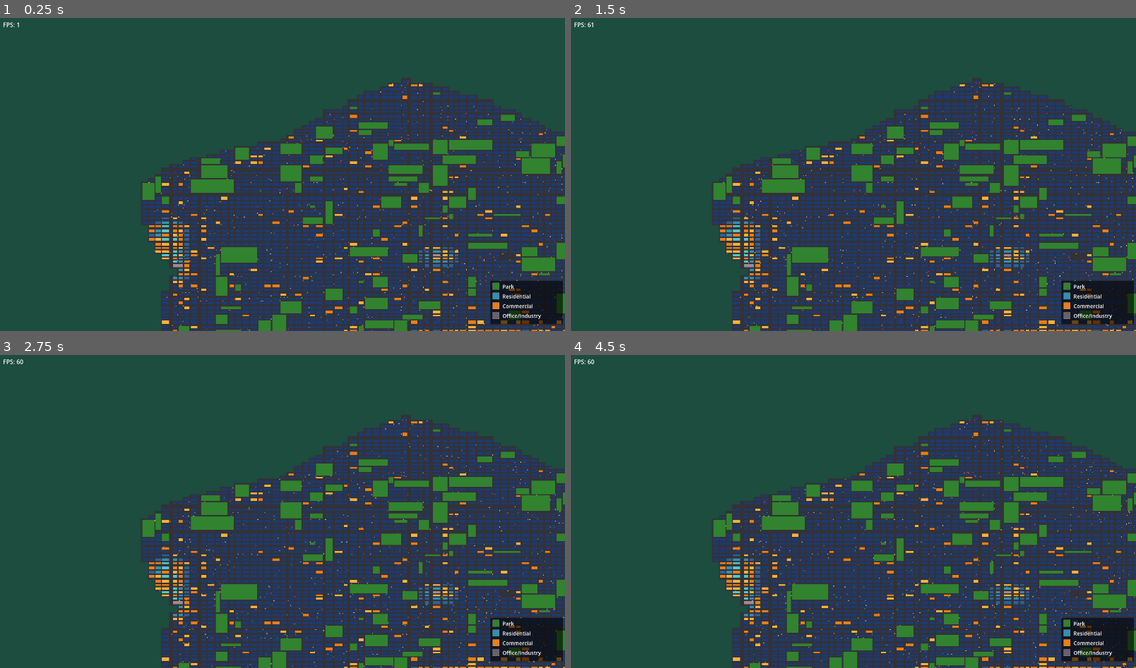
Above: before the commit, frames 1-4 (two rows, left to right).
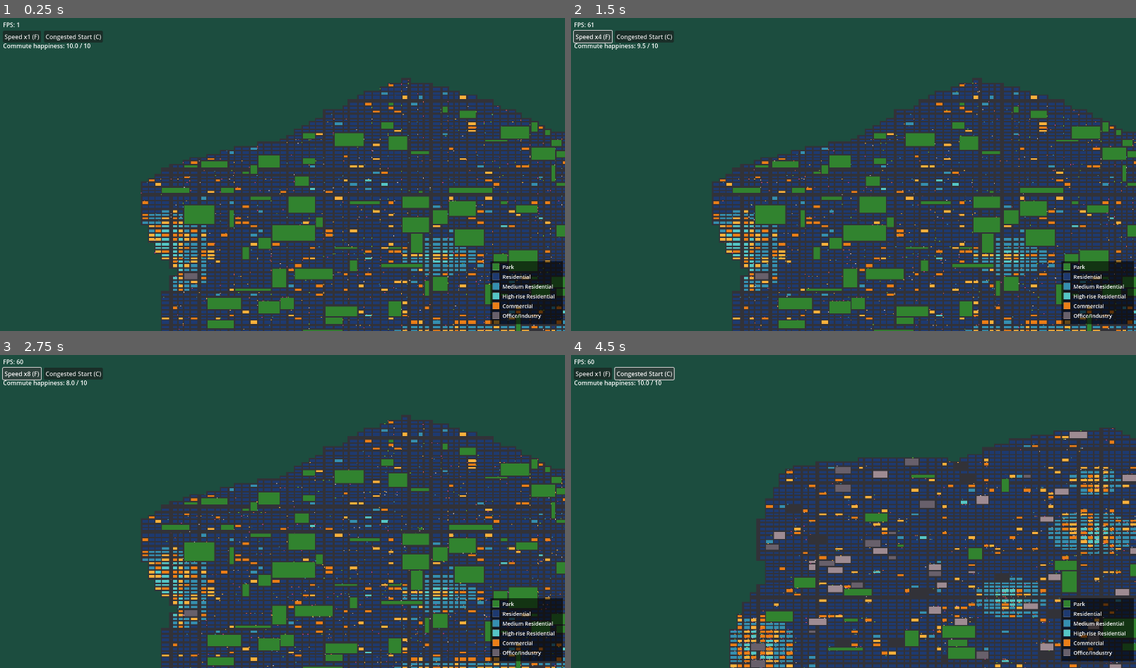
Above: after the commit, the same moments.

Repository: estebanm123/transit
Game: Godot game, scene res://Main.tscn
The game is run twice, just before and just after one commit, with the same random seed, the same clock (stepped at 60 frames per second) and the same inputs.
Inputs (mouse positions are in pixels of both pictures, inside the frame that each line leads up to):
- Up to frame 1 (0.25 s): no input
- Up to frame 2 (1.5 s): click (593, 36) at 0.5 s, where only the run after the commit has a clickable "Speed x1 (F)"; click (593, 36) at 1.25 s, where only the run after the commit has a clickable "Speed x2 (F)"
- Up to frame 3 (2.75 s): click (22, 373) at 2 s, where only the run after the commit has a clickable "Speed x4 (F)"
- Up to frame 4 (4.5 s): click (593, 373) at 2.75 s, where only the run after the commit has a clickable "Speed x8 (F)"; click (644, 373) at 3.5 s, where only the run after the commit has a clickable "Congested Start (C)"; click (644, 373) at 4.25 s, where only the run after the commit has a clickable "Congested Start (C)"

The runs differ from the first frame. In frame 1, 17% of the frame differs, in the area x 0-100%, y 4-100%; in frame 2, 17%; in frame 3, 17%; in frame 4, 36%, in the area x 0-100%, y 3-100%.

Commit message:
Add gameplay docs + commuter happiness score

Diff:
--- a/CityGenerator.gd
+++ b/CityGenerator.gd
@@ -1,4 +1,9 @@
 class_name CityGenerator extends RefCounted
+
+const MediumDensityRandomChance: float = 0.018
+const HighRiseRandomChance: float = 0.003
+const MediumDensityCoreDistance: float = 5.0
+const HighRiseCoreDistance: float = 2.0
 
 var rng: RandomNumberGenerator = RandomNumberGenerator.new()
 var _numArms: int = 0
@@ -199,15 +204,14 @@
 							secDist * 5.5 / max(0.01, cbd.fringeR))
 					break
 
-			if zone == Zone.Residential and effectiveDistColor < 2.0:
-				zone = Zone.HighDensityResidential
+			if zone == Zone.Residential:
+				zone = _pickResidentialDensity(effectiveDistColor)
 			var baseColor: Color
 			match zone:
 				Zone.Park:
 					baseColor = City.CPark
-				Zone.Residential, Zone.HighDensityResidential:
-					var idx: int = clamp(int(effectiveDistColor), 0, City.CRes.size() - 1)
-					baseColor = City.CRes[City.CRes.size() - 1 - idx]
+				Zone.Residential, Zone.MediumDensityResidential, Zone.HighDensityResidential:
+					baseColor = _residentialColor(zone, effectiveDistColor)
 				Zone.Commercial:
 					baseColor = City.CCom[rng.randi() % City.CCom.size()]
 				Zone.OfficeIndustry:
@@ -261,6 +265,27 @@
 							city.colors[r][c2] = baseColor
 							city.parcelOwner[r][c2] = Vector2i(col, row)
 					city.parcelExtent[row][col] = Vector2i(maxCol, maxRow)
+
+
+func _pickResidentialDensity(effectiveDistColor: float) -> int:
+	var roll: float = rng.randf()
+	if effectiveDistColor < HighRiseCoreDistance or roll < HighRiseRandomChance:
+		return Zone.HighDensityResidential
+	if effectiveDistColor < MediumDensityCoreDistance or roll < MediumDensityRandomChance:
+		return Zone.MediumDensityResidential
+	return Zone.Residential
+
+
+func _residentialColor(zone: int, effectiveDistColor: float) -> Color:
+	match zone:
+		Zone.HighDensityResidential:
+			return City.CRes[3]
+		Zone.MediumDensityResidential:
+			return City.CRes[2]
+		_:
+			var idx: int = clamp(int(effectiveDistColor), 0, City.CRes.size() - 1)
+			return City.CRes[City.CRes.size() - 1 - idx]
+
 
 func _secondaryCbdDist(col: int, row: int, cbd: Dictionary) -> float:
 	var dx: float = float(col) - cbd.center.x
--- a/Main.gd
+++ b/Main.gd
@@ -2,6 +2,8 @@
 
 const ZoomMin: float = 0.15
 const ZoomMax: float = 5.0
+const SimulationRateNormal: int = 1
+const SimulationRateMax: int = 8
 
 var _generator: CityGenerator
 var _city: City
@@ -17,10 +19,15 @@
 var _debugger: TrafficDebugger
 var _hudNode: Node2D
 var _fpsLabel: Label
+var _commuteLabel: Label
+var _controlsContainer: HBoxContainer
+var _speedButton: Button
+var _congestedButton: Button
 var _debugShiftHeld: bool = false
 var _debugMouseScreenPos: Vector2 = Vector2.ZERO
 var _debugRadius: float = 16.7
 var _paused: bool = false
+var _simulationRate: int = SimulationRateNormal
 
 
 func _ready() -> void:
@@ -47,23 +54,63 @@
     _fpsLabel.position = Vector2(8.0, 8.0)
     hudCanvas.add_child(_fpsLabel)
 
+    _commuteLabel = Label.new()
+    _commuteLabel.position = Vector2(8.0, 64.0)
+    hudCanvas.add_child(_commuteLabel)
+
+    _controlsContainer = HBoxContainer.new()
+    _controlsContainer.position = Vector2(8.0, 36.0)
+    _controlsContainer.add_theme_constant_override("separation", 8)
+    hudCanvas.add_child(_controlsContainer)
+
+    _speedButton = Button.new()
+    _speedButton.pressed.connect(_incrementSimulationRate)
+    _controlsContainer.add_child(_speedButton)
+
+    _congestedButton = Button.new()
+    _congestedButton.text = "Congested Start (C)"
+    _congestedButton.pressed.connect(_generateCongestedCity)
+    _controlsContainer.add_child(_congestedButton)
+
     get_viewport().size_changed.connect(queue_redraw)
     get_viewport().size_changed.connect(_hudNode.queue_redraw)
 
     _generateCity()
+    _updateSpeedButton()
     queue_redraw()
     _hudNode.queue_redraw()
 
 
-func _generateCity() -> void:
+func _generateCity(startCongested: bool = false) -> void:
     _city = _generator.generate()
     _traffic = Traffic.new()
-    _traffic.init(_city)
+    _traffic.init(_city, startCongested)
     _cityLayer.setup(_city)
     _trafficLayer.setup(_traffic, _city)
+    _trafficLayer.simulationRate = _simulationRate
     _debugger = TrafficDebugger.new()
     _debugger.init(_traffic)
     _updateLayerTransforms()
+
+
+func _incrementSimulationRate() -> void:
+    if _simulationRate >= SimulationRateMax:
+        _simulationRate = SimulationRateNormal
+    else:
+        _simulationRate *= 2
+    _trafficLayer.simulationRate = _simulationRate
+    _updateSpeedButton()
+    _hudNode.queue_redraw()
+
+
+func _generateCongestedCity() -> void:
+    _generateCity(true)
+    queue_redraw()
+    _hudNode.queue_redraw()
+
+
+func _updateSpeedButton() -> void:
+    _speedButton.text = "Speed x%d (F)" % _simulationRate
 
 
 func _updateLayerTransforms() -> void:
@@ -75,6 +122,8 @@
 
 func _process(_delta: float) -> void:
     _fpsLabel.text = "FPS: %d" % Engine.get_frames_per_second()
+    if _traffic != null:
+        _commuteLabel.text = "Commute happiness: %.1f / 10" % _traffic.getCommuteHappiness()
     var shiftNow: bool = Input.is_key_pressed(KEY_SHIFT)
     if shiftNow != _debugShiftHeld:
         _debugShiftHeld = shiftNow
@@ -88,6 +137,8 @@
 
 func _input(event: InputEvent) -> void:
     if event is InputEventMouseButton:
+        if _controlsContainer.get_global_rect().has_point(event.position):
+            return
         match event.button_index:
             MOUSE_BUTTON_LEFT:
                 if event.pressed and event.shift_pressed:
@@ -134,6 +185,11 @@
             KEY_R:
                 _generator.rng.seed = _generator.rng.randi()
                 _generateCity()
+            KEY_F:
+                _incrementSimulationRate()
+            KEY_C:
+                _generator.rng.seed = _generator.rng.randi()
+                _generateCongestedCity()
 
 
 func _zoomAt(screenPos: Vector2, factor: float) -> void:
@@ -160,7 +216,9 @@
 
     var items: Array = [
         {"c": City.CPark,   "lbl": "Park"},
-        {"c": City.CRes[2], "lbl": "Residential"},
+        {"c": City.CRes[0], "lbl": "Residential"},
+        {"c": City.CRes[2], "lbl": "Medium Residential"},
+        {"c": City.CRes[3], "lbl": "High-rise Residential"},
         {"c": City.CCom[0], "lbl": "Commercial"},
         {"c": City.CInd[1], "lbl": "Office/Industry"},
     ]
--- a/Traffic.gd
+++ b/Traffic.gd
@@ -32,6 +32,7 @@
 const ZoneWeights: Dictionary = {
     Zone.Park: 2,
     Zone.Residential: 1,
+    Zone.MediumDensityResidential: 5,
     Zone.HighDensityResidential: 12,
     Zone.Commercial: 30,
     Zone.OfficeIndustry: 6,
@@ -40,6 +41,16 @@
 
 const HISTORY_SIZE: int = 8
 const HISTORY_HALF: int = 4
+const CommuteSampleInterval: float = 0.5
+const CommuteSampleSize: int = 64
+const CommuteSmoothing: float = 0.2
+const CommuteMinSpeedRatio: float = 0.05
+const HappyCommuteMinutes: float = 2.0
+const MiserableCommuteMinutes: float = 12.0
+const CongestedCarGap: float = 1.4
+const CongestedLeadJitter: float = 1.2
+const CongestedProgressMin: float = 0.02
+const SpawnClearance: float = CarLength + 0.2
 
 
 class Car extends RefCounted:
@@ -88,13 +99,19 @@
 var _goalTotalWeight: float = 0.0
 var _goalCumWeights: Array[float] = []
 var _goalZones: Array[int] = []
-
-
-func init(city: City) -> void:
+var _averageCommuteSeconds: float = 0.0
+var _commuteSampleTimer: float = 0.0
+var _commuteSampleCursor: int = 0
+
+
+func init(city: City, startCongested: bool = false) -> void:
     _city = city
     _rng.seed = 99991
     _time = 0.0
     _lastDelta = 1.0 / 60.0
+    _averageCommuteSeconds = 0.0
+    _commuteSampleTimer = 0.0
+    _commuteSampleCursor = 0
     _trafficLights.clear()
     _intersectionLocks.clear()
     for v in range(City.Cols + 1):
@@ -118,13 +135,10 @@
     _buildTilesByZone(city)
     _buildPositionCache(city)
     _buildUsabilityCache(city)
-    var attempts: int = 0
-    while _cars.size() < CarCount and attempts < CarCount * 30:
-        attempts += 1
-        var car: Car = _spawnCar(city)
-        if car != null:
-            _assignGoal(city, car)
-            _cars.append(car)
+    if startCongested:
+        _spawnCongestedCars(city)
+    else:
+        _spawnRandomCars(city)
     _cars.sort_custom(func(a: Car, b: Car) -> bool: return a.colorIndex < b.colorIndex)
     _buildSegmentMap()
 
@@ -134,6 +148,58 @@
     _lastDelta = delta
     for car in _cars:
         _advanceCar(city, car, delta)
+    _updateCommuteEstimate(delta)
+
+
+func getAverageCommuteMinutes() -> float:
+    return _averageCommuteSeconds / 60.0
+
+
+func getCommuteHappiness() -> float:
+    var commuteMinutes: float = getAverageCommuteMinutes()
+    var t: float = inverse_lerp(HappyCommuteMinutes, MiserableCommuteMinutes, commuteMinutes)
+    return (1.0 - clampf(t, 0.0, 1.0)) * 10.0
+
+
+func _updateCommuteEstimate(delta: float) -> void:
+    if _cars.is_empty():
+        _averageCommuteSeconds = 0.0
+        _commuteSampleTimer = 0.0
+        _commuteSampleCursor = 0
+        return
+
+    _commuteSampleTimer += delta
+    if _commuteSampleTimer < CommuteSampleInterval:
+        return
+    _commuteSampleTimer = fmod(_commuteSampleTimer, CommuteSampleInterval)
+
+    var sampleCount: int = mini(CommuteSampleSize, _cars.size())
+    var commuteSecondsTotal: float = 0.0
+    for _i in range(sampleCount):
+        if _commuteSampleCursor >= _cars.size():
+            _commuteSampleCursor = 0
+        var car: Car = _cars[_commuteSampleCursor]
+        _commuteSampleCursor = (_commuteSampleCursor + 1) % _cars.size()
+
+        commuteSecondsTotal += _estimateCarCommuteSeconds(car)
+
+    var sampleAverageSeconds: float = commuteSecondsTotal / sampleCount
+    _averageCommuteSeconds = lerpf(_averageCommuteSeconds, sampleAverageSeconds,
+            CommuteSmoothing)
+
+
+func _estimateCarCommuteSeconds(car: Car) -> float:
+    var currentX: float = lerpf(_vertStreetX[car.fromVertStreet],
+            _vertStreetX[car.toVertStreet], car.progress)
+    var currentY: float = lerpf(_horzStreetY[car.fromHorzStreet],
+            _horzStreetY[car.toHorzStreet], car.progress)
+    var goalX: float = _vertStreetX[car.goalIntersection.x]
+    var goalY: float = _horzStreetY[car.goalIntersection.y]
+    var remainingDistance: float = absf(goalX - currentX) + absf(goalY - currentY)
+    var speedRatio: float = clampf(car.currentSpeed / maxf(car.desiredSpeed, 0.001),
+            CommuteMinSpeedRatio, 1.0)
+    var freeFlowSeconds: float = remainingDistance / maxf(car.desiredSpeed, 0.001)
+    return freeFlowSeconds / speedRatio
 
 
 func _buildPositionCache(city: City) -> void:
@@ -357,6 +423,34 @@
     return minf(_getIntersectionBoxProgress(segLength), _getStopLineProgress(segLength))
 
 
+func _spawnRandomCars(city: City) -> void:
+    var attempts: int = 0
+    while _cars.size() < CarCount and attempts < CarCount * 30:
+        attempts += 1
+        var car: Car = _spawnCar(city)
+        if car != null:
+            _assignGoal(city, car)
+            _cars.append(car)
+
+
+func _spawnCongestedCars(city: City) -> void:
+    var occupiedProgressBySegment: Dictionary = {}
+    var attempts: int = 0
+    while _cars.size() < CarCount and attempts < CarCount * 80:
+        attempts += 1
+        var car: Car = _spawnCongestedCar(city, occupiedProgressBySegment)
+        if car != null:
+            _assignGoal(city, car)
+            _cars.append(car)
+    attempts = 0
+    while _cars.size() < CarCount and attempts < CarCount * 80:
+        attempts += 1
+        var fallbackCar: Car = _spawnCollisionFreeRandomCar(city, occupiedProgressBySegment)
+        if fallbackCar != null:
+            _assignGoal(city, fallbackCar)
+            _cars.append(fallbackCar)
+
+
 func _spawnCar(city: City) -> Car:
     var isHorizontalSegment: bool = _rng.randf() < 0.5
     var fromVertStreet: int
@@ -379,6 +473,53 @@
         toVertStreet = fromVertStreet
         toHorzStreet = fromHorzStreet + 1
 
+    return _createCarOnSegment(city, fromVertStreet, fromHorzStreet,
+            toVertStreet, toHorzStreet, _rng.randf(), false)
+
+
+func _spawnCollisionFreeRandomCar(city: City, occupiedProgressBySegment: Dictionary) -> Car:
+    var car: Car = _spawnCar(city)
+    if car == null:
+        return null
+    var edgeClearance: float = SpawnClearance / car.segLength
+    var minProgress: float = _getIntersectionBoxProgress(car.segLength) + edgeClearance
+    var maxProgress: float = _getStopLineProgress(car.segLength) - edgeClearance
+    if minProgress >= maxProgress:
+        return null
+    car.progress = _rng.randf_range(minProgress, maxProgress)
+    var segment := Vector4i(car.fromVertStreet, car.fromHorzStreet,
+            car.toVertStreet, car.toHorzStreet)
+    if not _reserveSpawnProgress(segment, car.progress, car.segLength, occupiedProgressBySegment):
+        return null
+    return car
+
+
+func _spawnCongestedCar(city: City, occupiedProgressBySegment: Dictionary) -> Car:
+    var intersection: Vector2i = _pickWeightedZoneIntersection()
+    var incomingSegments: Array[Vector4i] = _getIncomingSegments(intersection)
+    if incomingSegments.is_empty():
+        return null
+    var segment: Vector4i = incomingSegments[_rng.randi() % incomingSegments.size()]
+    var segLength: float = _getSegmentLength(segment.x, segment.y, segment.z, segment.w)
+    if segLength < 0.5:
+        return null
+    var stopProgress: float = _getStopLineProgress(segLength)
+    var segmentProgresses: Array = occupiedProgressBySegment.get(segment, [])
+    var queueIndex: int = segmentProgresses.size()
+    var queueDistance: float = queueIndex * (CarLength + CongestedCarGap) \
+            + _rng.randf_range(0.0, CongestedLeadJitter)
+    var progress: float = stopProgress - queueDistance / segLength
+    var minProgress: float = maxf(CongestedProgressMin,
+            _getIntersectionBoxProgress(segLength) + SpawnClearance / segLength)
+    if progress < minProgress:
+        return null
+    if not _reserveSpawnProgress(segment, progress, segLength, occupiedProgressBySegment):
+        return null
+    return _createCarOnSegment(city, segment.x, segment.y, segment.z, segment.w, progress, true)
+
+
+func _createCarOnSegment(city: City, fromVertStreet: int, fromHorzStreet: int,
+        toVertStreet: int, toHorzStreet: int, progress: float, stopped: bool) -> Car:
     var segStart := Vector2(_vertStreetX[fromVertStreet], _horzStreetY[fromHorzStreet])
     var segEnd := Vector2(_vertStreetX[toVertStreet], _horzStreetY[toHorzStreet])
     var segLength: float = segStart.distance_to(segEnd)
@@ -386,8 +527,9 @@
         return null
 
     var forward: Vector2 = (segEnd - segStart) / segLength
-    var streetWidth: float = city.horzStreetWidths[fromHorzStreet] \
-            if isHorizontalSegment else city.vertStreetWidths[fromVertStreet]
+    var isHorizontalSegment: bool = fromHorzStreet == toHorzStreet
+    var streetWidth: float = city.horzStreetWidths[fromHorzStreet] if isHorizontalSegment \
+            else city.vertStreetWidths[fromVertStreet]
     var baseSpeed: float = _rng.randf_range(CarSpeedMin, CarSpeedMax)
     var speedMult: float = ArterialSpeedMultiplier if streetWidth >= City.WArterial else 1.0
     var colorIdx: int = _rng.randi() % CarColors.size()
@@ -397,16 +539,62 @@
     car.fromHorzStreet = fromHorzStreet
     car.toVertStreet = toVertStreet
     car.toHorzStreet = toHorzStreet
-    car.progress = _rng.randf()
+    car.progress = clampf(progress, 0.0, 1.0)
     car.baseSpeed = baseSpeed
     car.desiredSpeed = baseSpeed * speedMult
-    car.currentSpeed = car.desiredSpeed
+    car.currentSpeed = 0.0 if stopped else car.desiredSpeed
     car.segLength = segLength
     car.forward = forward
     car.laneOffset = _calcLaneOffset(forward, streetWidth)
     car.color = CarColors[colorIdx]
     car.colorIndex = colorIdx
     return car
+
+
+func _getSegmentLength(fromVertStreet: int, fromHorzStreet: int,
+        toVertStreet: int, toHorzStreet: int) -> float:
+    var dx: float = _vertStreetX[toVertStreet] - _vertStreetX[fromVertStreet]
+    var dy: float = _horzStreetY[toHorzStreet] - _horzStreetY[fromHorzStreet]
+    return sqrt(dx * dx + dy * dy)
+
+
+func _reserveSpawnProgress(segment: Vector4i, progress: float, segLength: float,
+        occupiedProgressBySegment: Dictionary) -> bool:
+    var segmentProgresses: Array = occupiedProgressBySegment.get(segment, [])
+    for otherProgress: float in segmentProgresses:
+        if absf(progress - otherProgress) * segLength < SpawnClearance:
+            return false
+    segmentProgresses.append(progress)
+    occupiedProgressBySegment[segment] = segmentProgresses
+    return true
+
+
+func _getIncomingSegments(intersection: Vector2i) -> Array[Vector4i]:
+    var segments: Array[Vector4i] = []
+    if _horzUsableAt(intersection.x - 1, intersection.y):
+        segments.append(Vector4i(intersection.x - 1, intersection.y,
+                intersection.x, intersection.y))
+    if _horzUsableAt(intersection.x, intersection.y):
+        segments.append(Vector4i(intersection.x + 1, intersection.y,
+                intersection.x, intersection.y))
+    if _vertUsableAt(intersection.x, intersection.y - 1):
+        segments.append(Vector4i(intersection.x, intersection.y - 1,
+                intersection.x, intersection.y))
+    if _vertUsableAt(intersection.x, intersection.y):
+        segments.append(Vector4i(intersection.x, intersection.y + 1,
+                intersection.x, intersection.y))
+    return segments
+
+
+func _pickWeightedZoneIntersection() -> Vector2i:
+    var tile: Vector2i = _pickGoalTile()
+    var corners: Array[Vector2i] = [
+        Vector2i(tile.x, tile.y),
+        Vector2i(tile.x + 1, tile.y),
+        Vector2i(tile.x, tile.y + 1),
+        Vector2i(tile.x + 1, tile.y + 1),
+    ]
+    return corners[_rng.randi() % corners.size()]
 
 
 func _isRedForCar(car: Car, key: Vector2i) -> bool:
--- a/TrafficLayer.gd
+++ b/TrafficLayer.gd
@@ -3,21 +3,23 @@
 var _traffic: Traffic
 var _city: City
 var paused: bool = false
+var simulationRate: int = 1
 
 
 func setup(traffic: Traffic, city: City) -> void:
-	_traffic = traffic
-	_city = city
+    _traffic = traffic
+    _city = city
 
 
 func _process(delta: float) -> void:
-	if _traffic == null or paused:
-		return
-	_traffic.tick(_city, delta)
-	queue_redraw()
+    if _traffic == null or paused:
+        return
+    for _i in range(simulationRate):
+        _traffic.tick(_city, delta)
+    queue_redraw()
 
 
 func _draw() -> void:
-	if _traffic == null or _city == null:
-		return
-	_traffic.drawCars(self)
+    if _traffic == null or _city == null:
+        return
+    _traffic.drawCars(self)
--- a/Zone.gd
+++ b/Zone.gd
@@ -1,3 +1,11 @@
 class_name Zone extends RefCounted
 
-enum { Empty, Park, Residential, HighDensityResidential, Commercial, OfficeIndustry }
+enum {
+	Empty,
+	Park,
+	Residential,
+	MediumDensityResidential,
+	HighDensityResidential,
+	Commercial,
+	OfficeIndustry
+}
Not shown, added: docs/GameDesign.md
